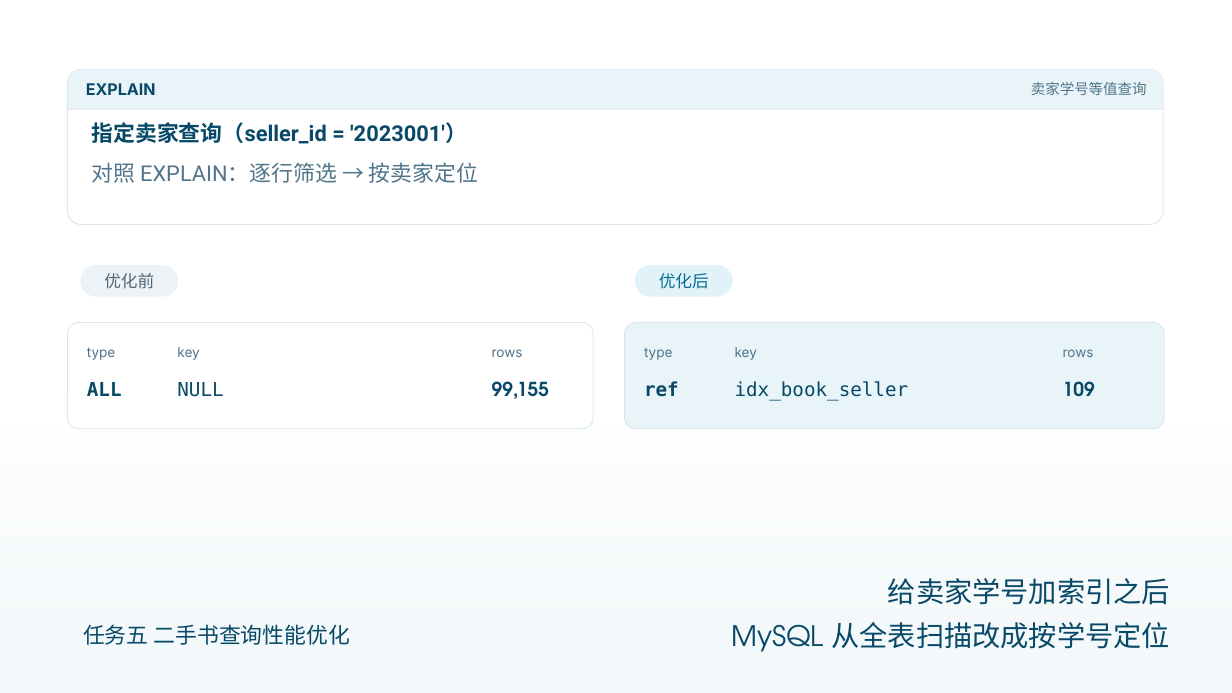
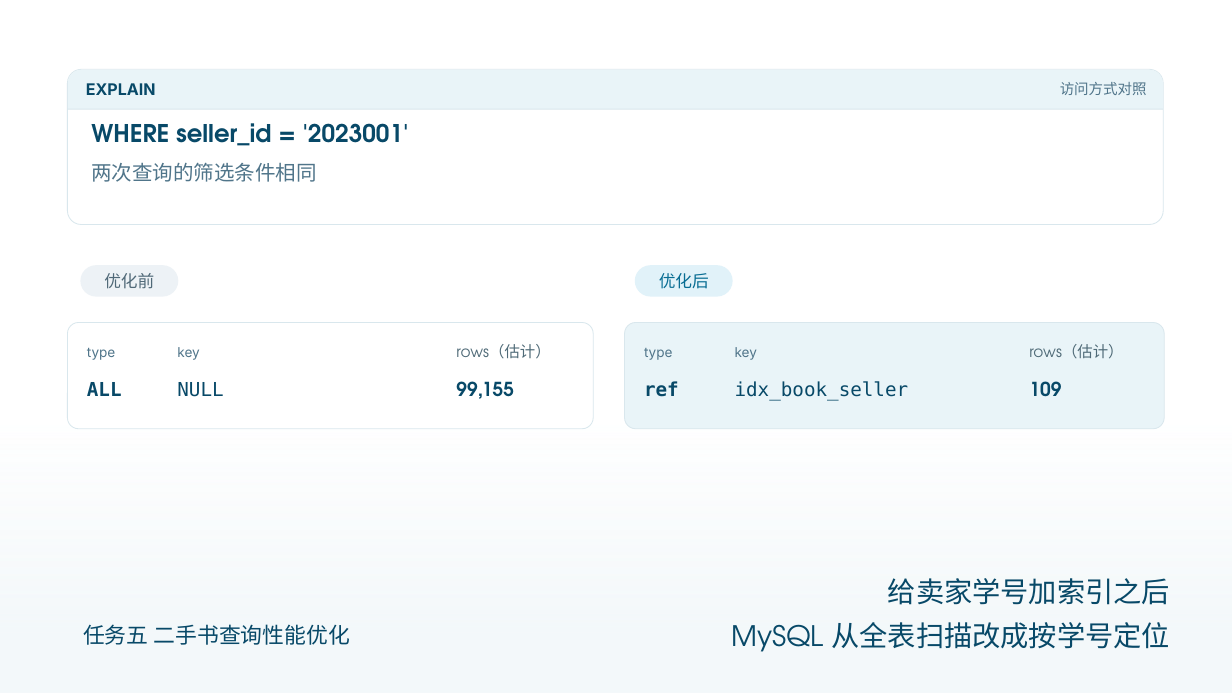
Before and after one commit to AurLemon/pageslip-demo, a slide deck: slide 5 of presentations/task-5-query-optimization.pptx. Drawn at 1232x693 pixels with LibreOffice and Linux fonts; fonts in the diff are those of the drawing. Boxes give left, top, right and bottom in pixels: in the first picture for what was removed or moved away, otherwise in the second. Text is boxed around its words. In the diff, an @@ line names an element or a change of style, - is before the commit and + after.

```diff
--- a/presentations/task-5-query-optimization.pptx
+++ b/presentations/task-5-query-optimization.pptx
@@ text at bbox=[1060, 82, 1147, 95]: text changed @@
-卖家学号等值查询
+访问方式对照
@@ text at bbox=[91, 123, 409, 146]: text changed; size 17 to 19 pt; font Roboto to TeX Gyre Adventor @@
-指定卖家查询（seller_id = '2023001'）
+WHERE seller_id = '2023001'
@@ text at bbox=[91, 163, 316, 182]: text changed; size 17 to 16 pt; font Roboto to TeX Gyre Adventor @@
-对照 EXPLAIN：逐行筛选 → 按卖家定位
+两次查询的筛选条件相同
@@ text at bbox=[456, 344, 550, 359]: text changed; size 10.6 to 12 pt; font Inter to TeX Gyre Adventor; text colour #50758A to #506B78 @@
-rows
+rows（估计）
@@ text at bbox=[1029, 344, 1123, 359]: text changed; size 10.6 to 12 pt; font Inter to TeX Gyre Adventor; text colour #50758A to #506B78 @@
-rows
+rows（估计）
@@ text "99,155": place and size @@
-text "99,155" at bbox=[492, 381, 550, 399]
+text "99,155" at bbox=[456, 381, 514, 399]
@@ text "109": place and size @@
-text "109" at bbox=[1063, 381, 1095, 397]
+text "109" at bbox=[1029, 381, 1061, 397]
```
Also in this commit, not shown: 9 other slides changed, 1 other file.
